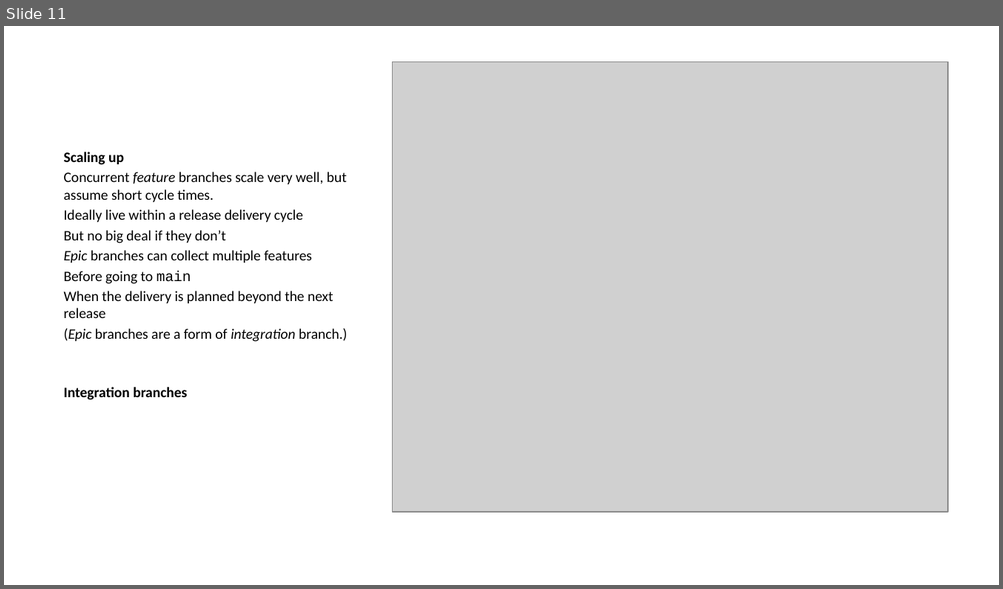
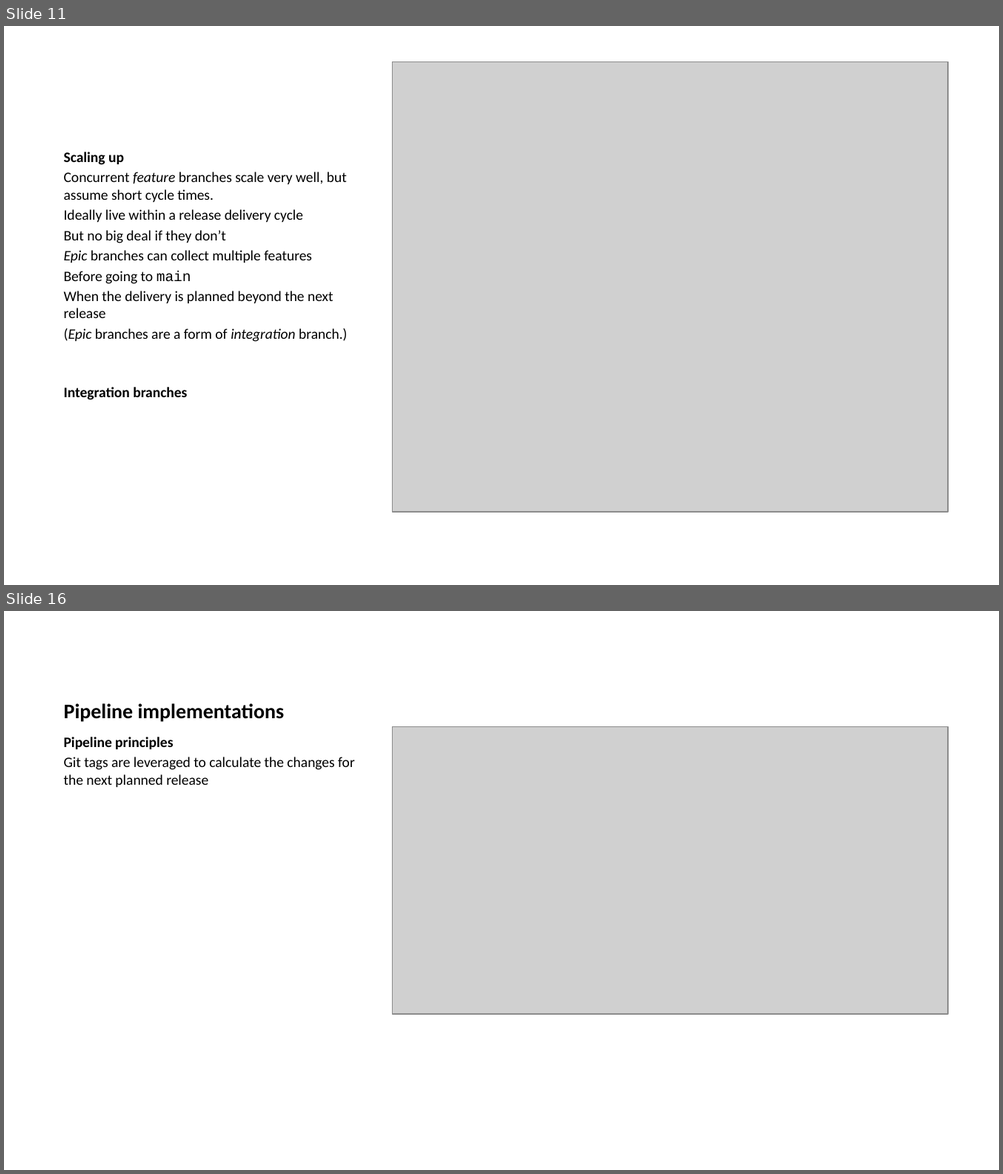
Before and after one commit to ijmitch/ukgse-2024-devops-git, a slide deck: docs/p1.pptx. Shown one above the other, each under a label of ours: slide 11 before the commit, slides 11 and 16 after it; the slides between them are not shown. The pictures are 1003x589 and 1003x1174 pixels, drawn with LibreOffice and Linux fonts; fonts in the diff are those of the drawing; grey boxes stand for pictures. Boxes give left, top, right and bottom in pixels: in the first picture for what was removed or moved away, otherwise in the second. Text is boxed around its words. In the diff, an @@ line names an element or a change of style, - is before the commit and + after.

```diff
--- a/docs/p1.pptx
+++ b/docs/p1.pptx
@@ slide 16 added at (4, 611, 999, 1170), background #FFFFFF @@
@@ title added at (64, 703, 284, 722), 15 pt, text #000000, bold @@
+Pipeline implementations
@@ text added at (64, 737, 355, 787), 10.5 pt, text #000000 @@
+Pipeline principles
+Git tags are leveraged to calculate the changes for the next planned release
@@ picture added at (392, 727, 947, 1015) @@
```
Also in this commit, not shown: 4 slides changed, 7 other slides added, 2 slides removed, 3 other files.
